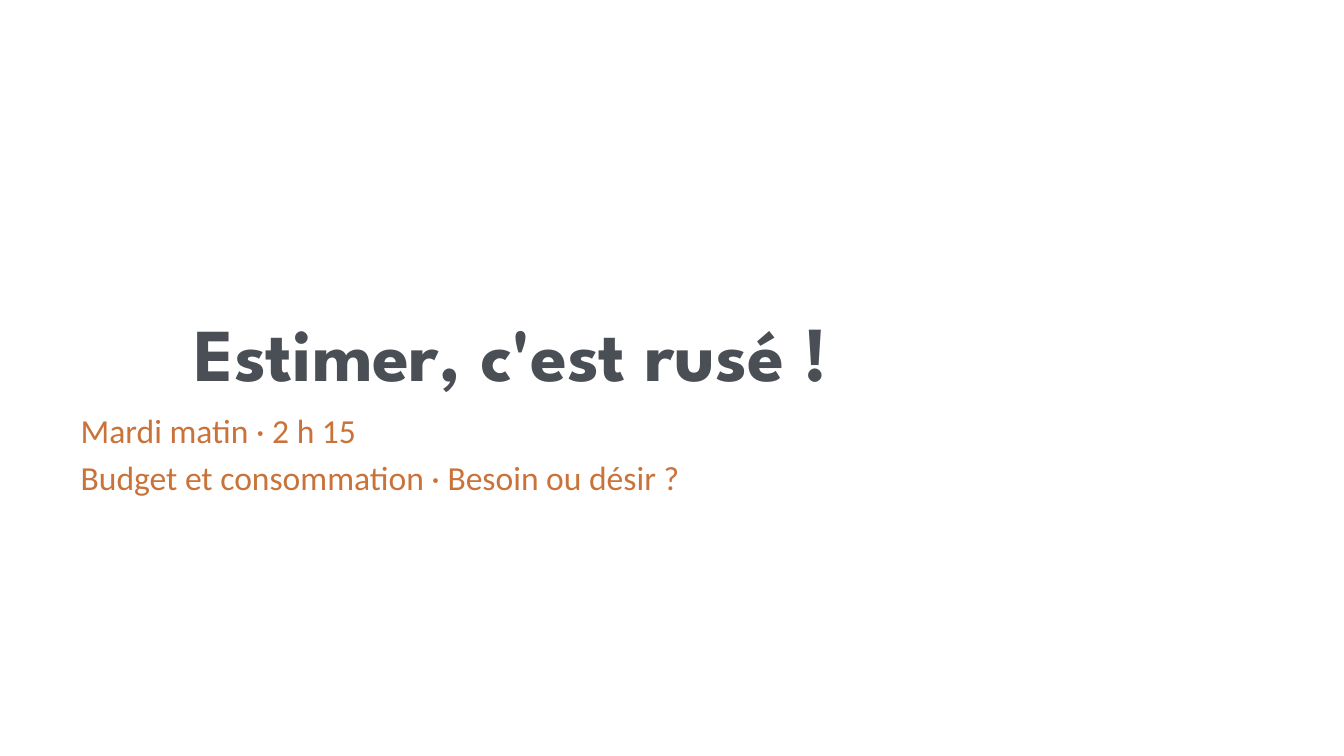
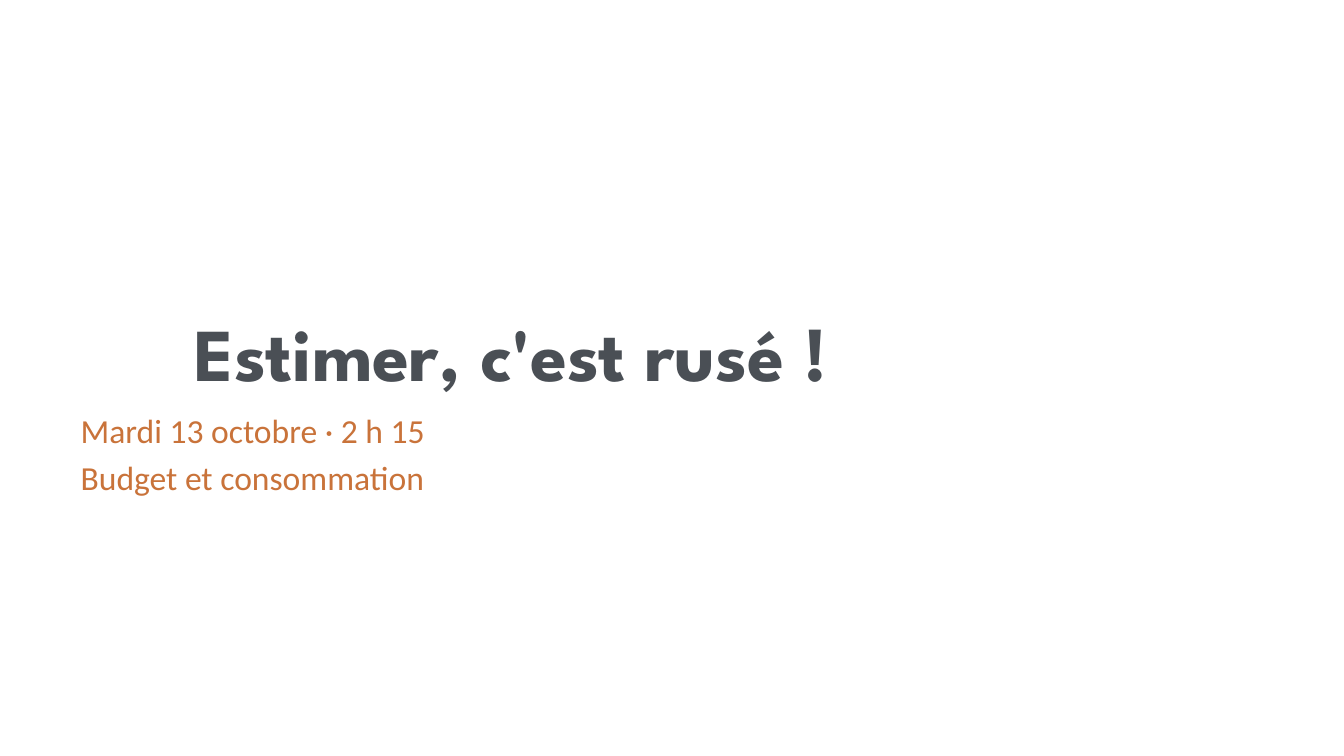
Before and after one commit to isabellepedneault111-ai/Chat-, a slide deck: slide 1 of PPS_Consommation_Hub_Teams/Lecons/2026-10-13_Mardi_Estimer-Besoins-Desirs/1_Diaporama_Grand-groupe.pptx. Drawn at 1344x756 pixels with LibreOffice and Linux fonts; fonts in the diff are those of the drawing; background and template pictures are left out. Boxes give left, top, right and bottom in pixels: in the first picture for what was removed or moved away, otherwise in the second. Text is boxed around its words. In the diff, an @@ line names an element or a change of style, - is before the commit and + after.

```diff
--- a/PPS_Consommation_Hub_Teams/Lecons/2026-10-13_Mardi_Estimer-Besoins-Desirs/1_Diaporama_Grand-groupe.pptx
+++ b/PPS_Consommation_Hub_Teams/Lecons/2026-10-13_Mardi_Estimer-Besoins-Desirs/1_Diaporama_Grand-groupe.pptx
@@ text at [81,419,425,496]: text changed @@
-Mardi matin · 2 h 15
-Budget et consommation · Besoin ou désir ?
+Mardi 13 octobre · 2 h 15
+Budget et consommation
```
Also in this commit, not shown: 17 other slides changed, 6 slides added, 4 slides removed, 15 other files.
